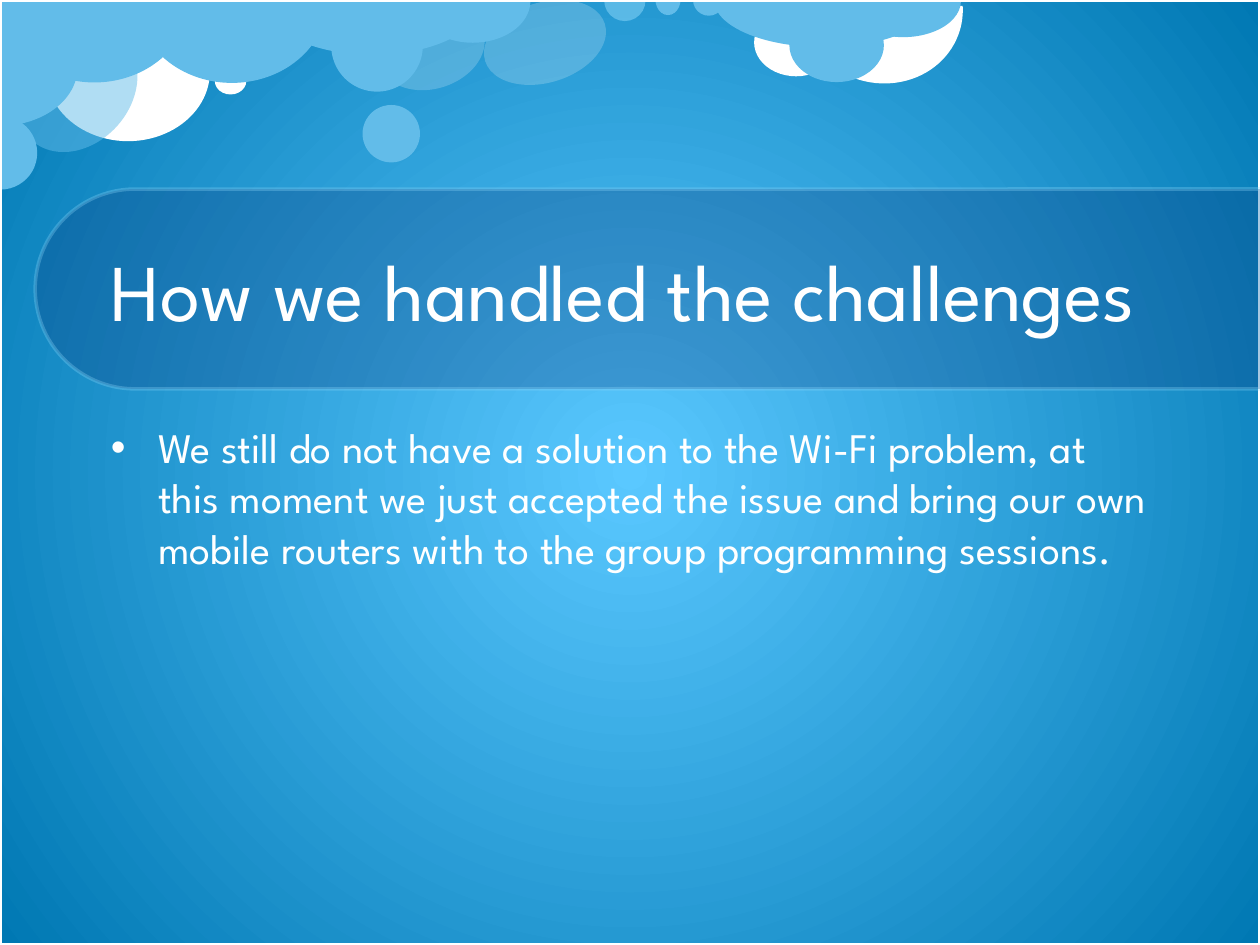
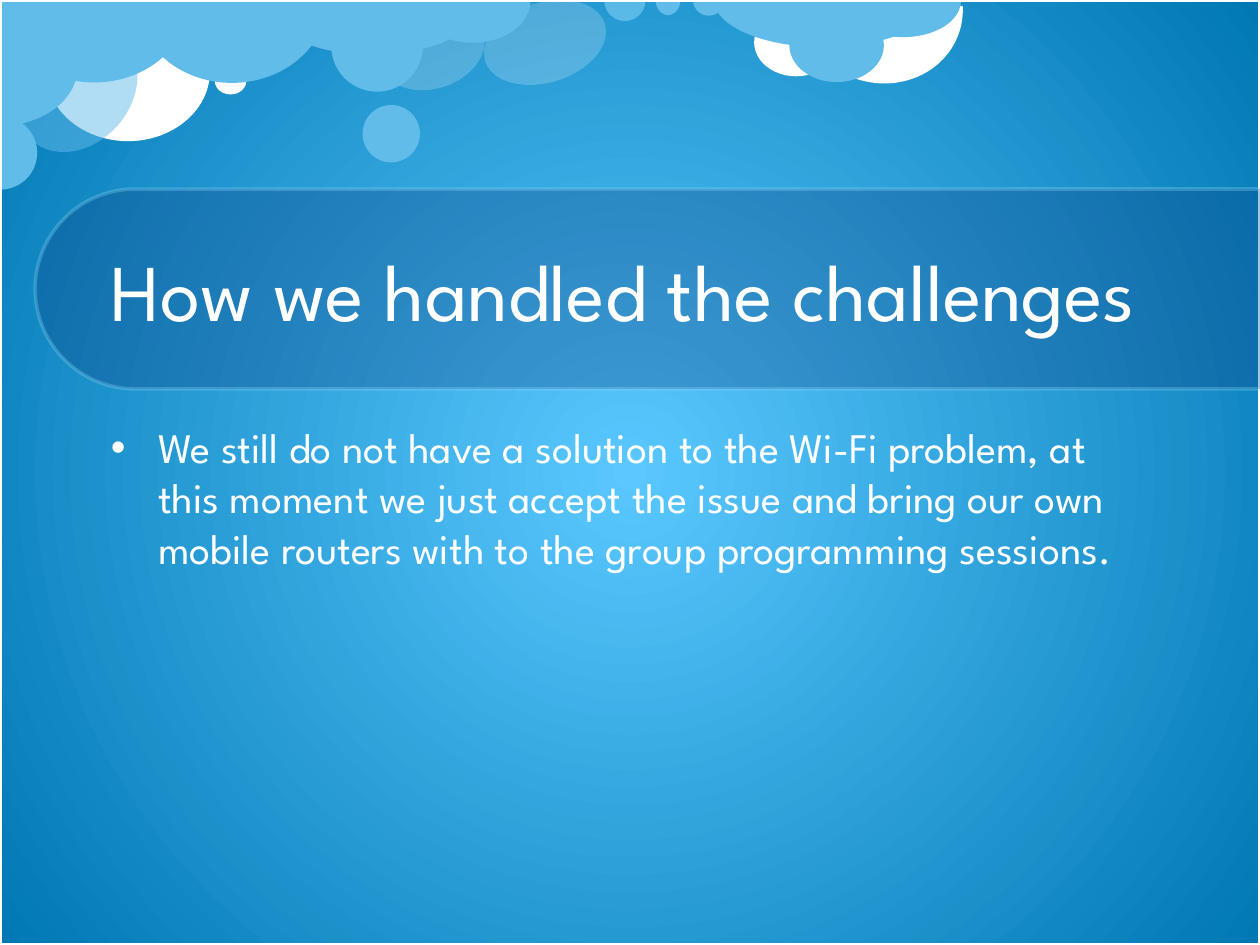
Before and after one commit to DianMarx/STORM, a slide deck: slide 6 of Documentation/Presentations/STORM Demo1.pptx. Drawn at 1260x945 pixels with LibreOffice and Linux fonts; fonts in the diff are those of the drawing; background and template pictures are left out. Boxes give left, top, right and bottom in pixels: in the first picture for what was removed or moved away, otherwise in the second. Text is boxed around its words. In the diff, an @@ line names an element or a change of style, - is before the commit and + after.

```diff
--- a/Documentation/Presentations/STORM Demo1.pptx
+++ b/Documentation/Presentations/STORM Demo1.pptx
@@ text at [158, 434, 1111, 573]: text changed @@
-• We still do not have a solution to the Wi-Fi problem, at this moment we just accepted the issue and bring our own mobile routers with to the group programming sessions.
+• We still do not have a solution to the Wi-Fi problem, at this moment we just accept the issue and bring our own mobile routers with to the group programming sessions.
```
Also in this commit, not shown: 3 other slides changed.
